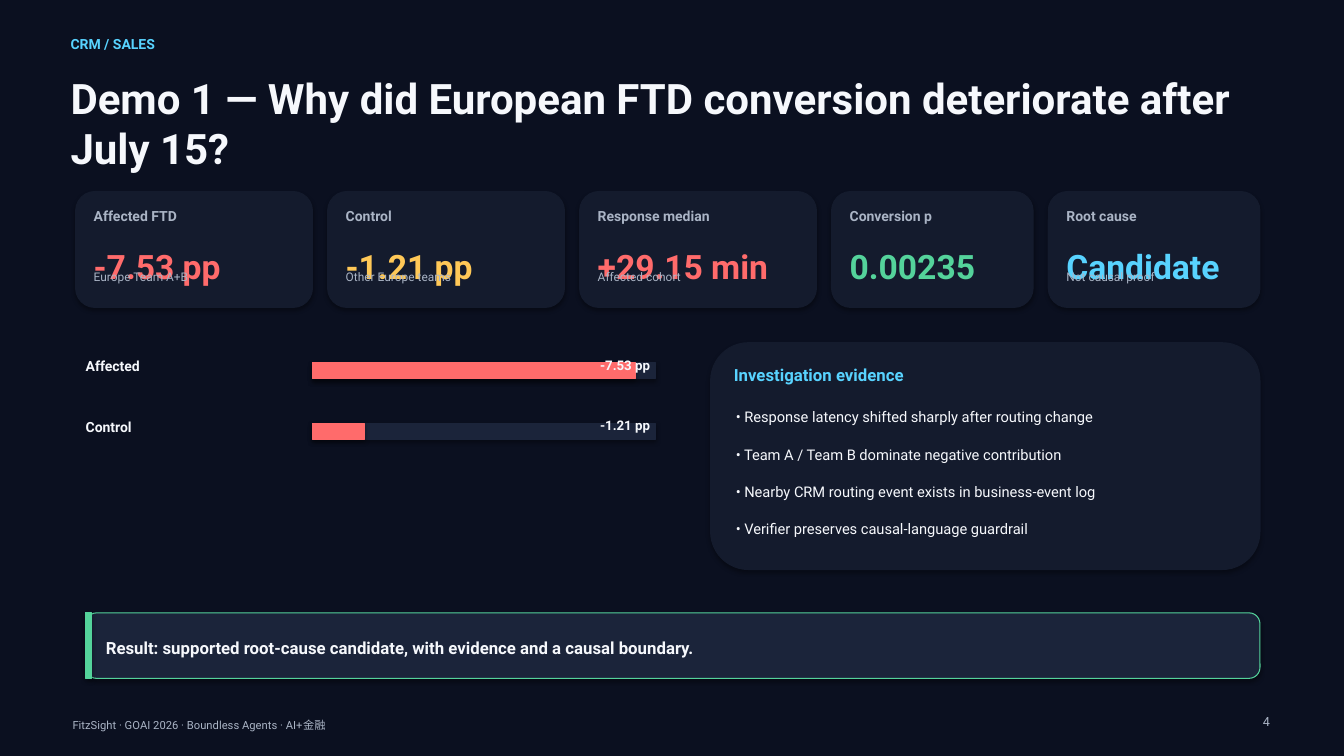
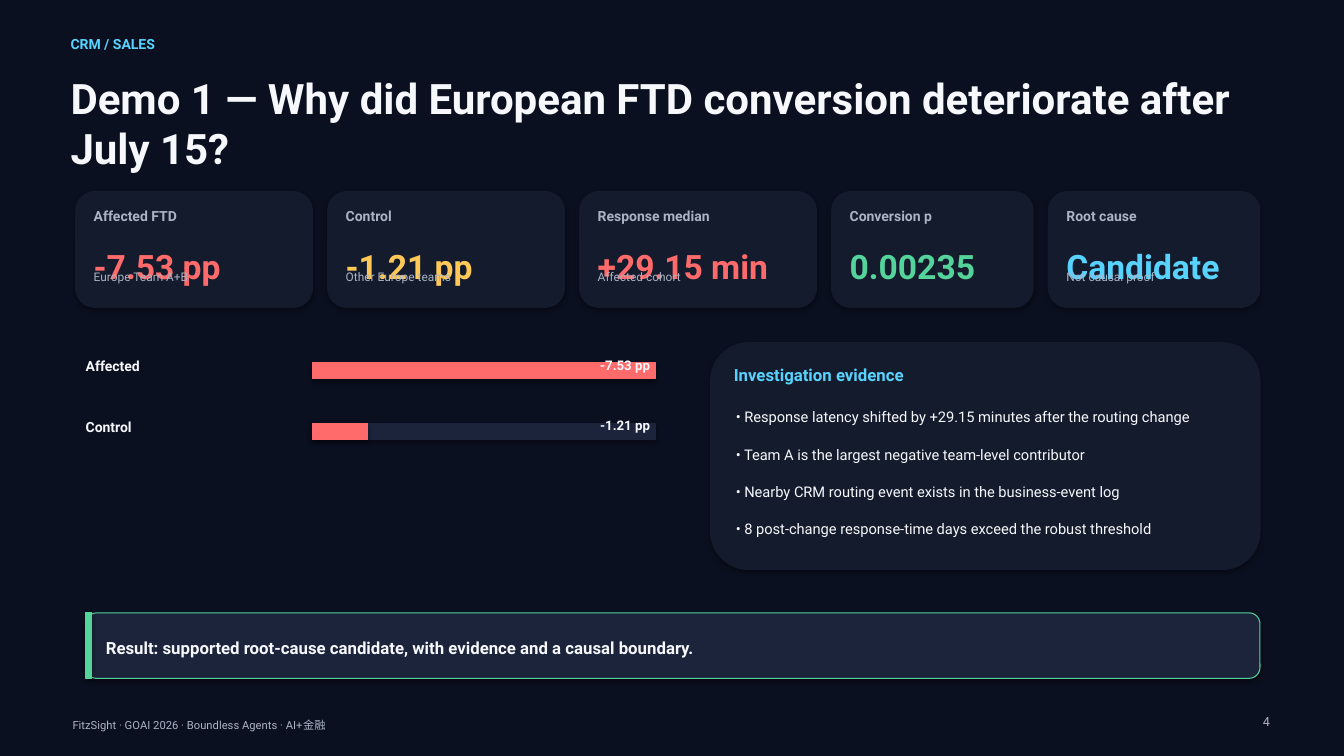
Before and after one commit to AplusNeutrino/FitzSight, a slide deck: slide 4 of submission/FitzSight_GOAI_Initial_Round.pptx. Drawn at 1344x756 pixels with LibreOffice and Linux fonts; fonts in the diff are those of the drawing. Boxes give left, top, right and bottom in pixels: in the first picture for what was removed or moved away, otherwise in the second. Text is boxed around its words. In the diff, an @@ line names an element or a change of style, - is before the commit and + after.

```diff
--- a/submission/FitzSight_GOAI_Initial_Round.pptx
+++ b/submission/FitzSight_GOAI_Initial_Round.pptx
@@ rectangle: place and size @@
-rectangle at box(313, 363, 635, 379)
+rectangle at box(313, 363, 655, 379)
@@ rectangle removed at box(313, 363, 655, 379) @@
@@ text at box(744, 411, 1190, 425): text changed @@
-• Response latency shifted sharply after routing change
+• Response latency shifted by +29.15 minutes after the routing change
@@ rectangle: place and size @@
-rectangle at box(313, 423, 364, 440)
+rectangle at box(313, 423, 368, 440)
@@ text at box(744, 449, 1084, 463): text changed @@
-• Team A / Team B dominate negative contribution
+• Team A is the largest negative team-level contributor
@@ text at box(744, 486, 1120, 500): text changed @@
-• Nearby CRM routing event exists in business-event log
+• Nearby CRM routing event exists in the business-event log
@@ text at box(744, 523, 1151, 537): text changed @@
-• Verifier preserves causal-language guardrail
+• 8 post-change response-time days exceed the robust threshold
```
Also in this commit, not shown: 3 other slides changed, 53 other files.
